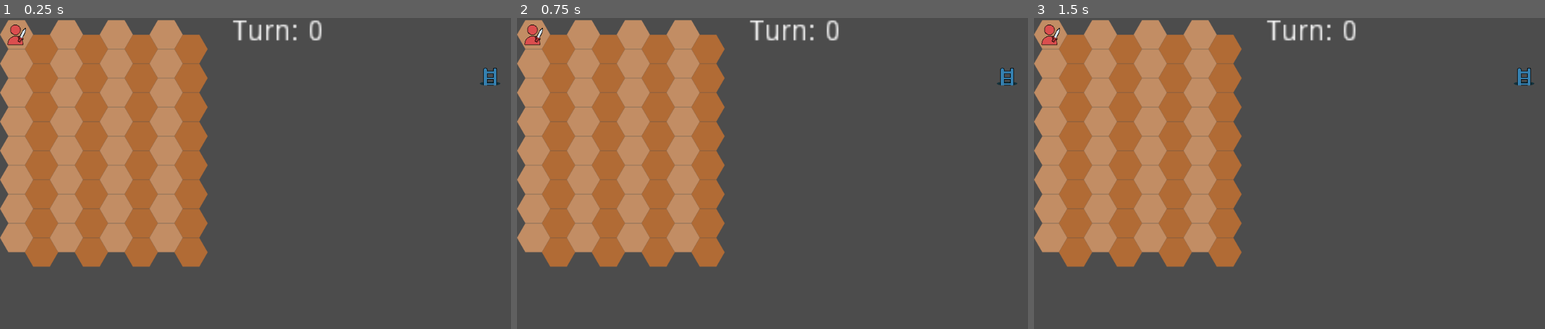
Above: before the commit, frames 1-3 (left to right).
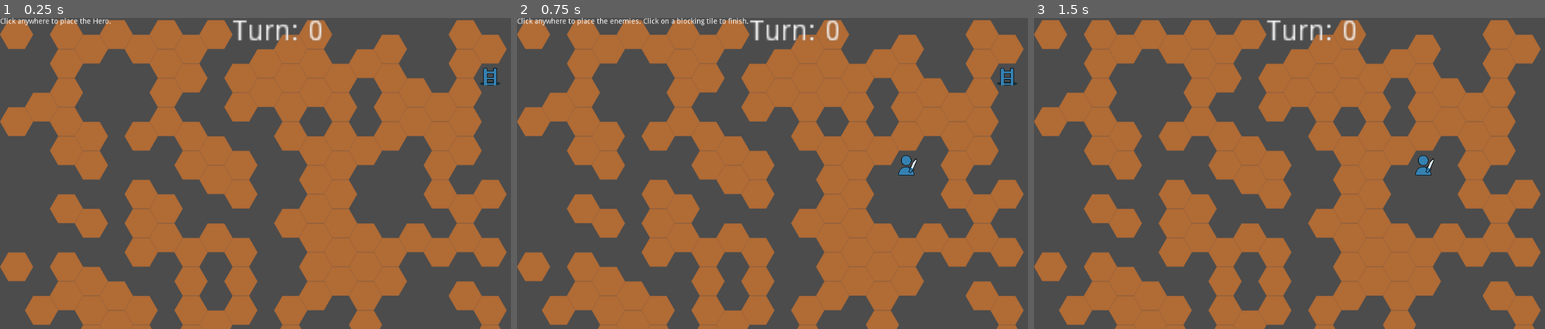
Above: after the commit, the same moments.

Repository: ra314/psiloi
Game: Godot game, scene res://Scenes/Main.tscn
The game is run twice, just before and just after one commit, with the same random seed, the same clock (stepped at 60 frames per second) and the same inputs.
Inputs (mouse positions are in pixels of both pictures, inside the frame that each line leads up to):
- Up to frame 1 (0.25 s): no input
- Up to frame 2 (0.75 s): tap Enter at 0.5 s; move the mouse to (900, 157) at 0.52 s; click (900, 157) at 0.6 s
- Up to frame 3 (1.5 s): tap Enter at 1.25 s; move the mouse to (1192, 189) at 1.27 s; click (1192, 189) at 1.35 s

The runs differ from the first frame. In frame 1, 59% of the frame differs, in the area x 0-100%, y 0-100%; in frame 2, 59%; in frame 3, 59%.
Error before the commit: Parse Error: Error parsing expression, misplaced: const (res://Scripts/Main.gd:20)

Commit message:
Added support for dynamic placement of units on level init.

Diff:
--- a/Scenes/Main.tscn
+++ b/Scenes/Main.tscn
@@ -1,9 +1,8 @@
-[gd_scene load_steps=9 format=2]
+[gd_scene load_steps=8 format=2]
 
 [ext_resource path="res://Tilemap/Tileset_Hex.tres" type="TileSet" id=1]
 [ext_resource path="res://Scripts/Main.gd" type="Script" id=2]
 [ext_resource path="res://Scenes/Player.tscn" type="PackedScene" id=3]
-[ext_resource path="res://Scenes/Enemy.tscn" type="PackedScene" id=4]
 [ext_resource path="res://Scripts/TileMap.gd" type="Script" id=5]
 [ext_resource path="res://Tilemap/Tileset_UI.tres" type="TileSet" id=6]
 [ext_resource path="res://Assets/Object_Player_Exit.png" type="Texture" id=7]
@@ -38,12 +37,6 @@
 
 [node name="Units" type="Node2D" parent="."]
 
-[node name="Player" parent="Units" instance=ExtResource( 3 )]
-
-[node name="Enemy1" parent="Units" instance=ExtResource( 4 )]
-
-[node name="Enemy2" parent="Units" instance=ExtResource( 4 )]
-
 [node name="TurnManager" type="Node2D" parent="."]
 script = ExtResource( 8 )
 
--- a/Scripts/Auto.gd
+++ b/Scripts/Auto.gd
@@ -25,3 +25,7 @@
 	if team_enum == TEAM.ENEMY:
 		return TEAM.PLAYER
 	return TEAM.ENEMY
+
+func add_childv2(x, y):
+	x.add_child(y)
+	return y
--- a/Scripts/Main.gd
+++ b/Scripts/Main.gd
@@ -5,19 +5,44 @@
 const ENEMY_SPAWN_POS2 := Vector2(3,4)
 const EXIT_POS := Vector2(6,6)
 
+var PLAYER = load("res://Scenes/Player.tscn")
+var ENEMY = load("res://Scenes/Enemy.tscn")
+
 onready var TurnManager = $TurnManager
 
 # Called when the node enters the scene tree for the first time.
 func _ready():
-	create_valid_procedural_level()
-	static_initialize_units()
+	#create_valid_procedural_level()
+	#static_initialize_units()
+
+	LevelGenerator.apply_random_level_to_tilemap($TileMap)
+	yield(dynamic_initialize_units(), "completed")
+
+	AUTO.players_set.keys()[0].can_move = true
+	connect("mouse_click", self, "process_input")
 
 func dynamic_initialize_units() -> void:
-
-	$Exit.position = Vector2(get_random_non_blocking_tile())
+	var label = Label.new()
+	add_child(label)
+	label.text = "Click anywhere to place the Hero."
+	var grid_pos = yield(self, "mouse_click")[0]
+	var player = AUTO.add_childv2($Units, PLAYER.instance()).init($TileMap, grid_pos, \
+		AUTO.TEAM.PLAYER, HashSet.neww([AUTO.ATTACK.STAB, AUTO.ATTACK.ARCHER]))
+	label.text = "Click anywhere to place the enemies. Click on a blocking tile to finish."
+	grid_pos = yield(self, "mouse_click")[0]
+	var enemies = []
+	while !($TileMap.get_cellv(grid_pos) in AUTO.BLOCKING_TILES):
+		enemies.append(AUTO.add_childv2($Units, ENEMY.instance()).init($TileMap, grid_pos, \
+		AUTO.TEAM.ENEMY, HashSet.neww([AUTO.ATTACK.SLASH])))
+		grid_pos = yield(self, "mouse_click")[0]
+	AUTO.players_set = HashSet.neww([player])
+	AUTO.enemies_set = HashSet.neww(enemies)
+	AUTO.all_units = enemies + [player]
+	label.queue_free()
+	$Exit.position = $TileMap.map_to_world(get_random_non_blocking_tile())
 
 func get_random_non_blocking_tile() -> Vector2:
-	const SEARCH_LIMIT = 1000
+	var SEARCH_LIMIT = 1000
 	var count = 0
 	var curr_pos = Vector2(-1,-1)
 	while $TileMap.get_cellv(curr_pos) in AUTO.BLOCKING_TILES:
@@ -28,17 +53,15 @@
 	return curr_pos
 
 func static_initialize_units() -> void:
-	$Units/Player.init($TileMap, HERO_SPAWN_POS, AUTO.TEAM.PLAYER, \
-		HashSet.neww([AUTO.ATTACK.STAB, AUTO.ATTACK.ARCHER]))
-	$Units/Player.can_move = true
-	AUTO.players_set = HashSet.neww([$Units/Player])
-	$Units/Enemy1.init($TileMap, ENEMY_SPAWN_POS1, AUTO.TEAM.ENEMY, \
-		HashSet.neww([AUTO.ATTACK.SLASH]))
-	$Units/Enemy2.init($TileMap, ENEMY_SPAWN_POS2, AUTO.TEAM.ENEMY, \
-		HashSet.neww([AUTO.ATTACK.SLASH]))
-	AUTO.enemies_set = HashSet.neww([$Units/Enemy1, $Units/Enemy2])
-
-	AUTO.all_units = [$Units/Player, $Units/Enemy1, $Units/Enemy2]
+	var player = AUTO.add_childv2($Units, PLAYER.instance()).init($TileMap, HERO_SPAWN_POS, \
+		AUTO.TEAM.PLAYER, HashSet.neww([AUTO.ATTACK.STAB, AUTO.ATTACK.ARCHER]))
+	var enemy1 = AUTO.add_childv2($Units, ENEMY.instance()).init($TileMap, ENEMY_SPAWN_POS1, \
+		AUTO.TEAM.ENEMY, HashSet.neww([AUTO.ATTACK.SLASH]))
+	var enemy2 = AUTO.add_childv2($Units, ENEMY.instance()).init($TileMap, ENEMY_SPAWN_POS2, \
+		AUTO.TEAM.ENEMY, HashSet.neww([AUTO.ATTACK.SLASH]))
+	AUTO.players_set = HashSet.neww([player])
+	AUTO.enemies_set = HashSet.neww([enemy1, enemy2])
+	AUTO.all_units = [player, enemy1, enemy2]
 	$Exit.position = $TileMap.map_to_world(EXIT_POS)
 
 func create_valid_procedural_level() -> void:
@@ -58,31 +81,34 @@
 	print("num_tries " + str(num_tries))
 	$TileMap.highlight_path(path)
 
-var prev_selected_unit: Node2D = null
-var is_selecting_attack := false
+signal mouse_click(grid_pos, curr_selected_unit)
 func _input(event):
 	if event is InputEventMouseButton and event.is_action_released("click"):
 		var grid_pos = $TileMap.world_to_map(event.position)
 		var curr_selected_unit = AUTO.pos_to_unit_map.get(grid_pos, null)
+		emit_signal("mouse_click", grid_pos, curr_selected_unit)
 
-		if is_selecting_attack:
-			var attack_success = prev_selected_unit.stationary_attack(grid_pos)
-			if attack_success:
-				prev_selected_unit.action_done()
-			is_selecting_attack = false
-			prev_selected_unit = null
-			return
+var prev_selected_unit: Node2D = null
+var is_selecting_attack := false
+func process_input(grid_pos: Vector2, curr_selected_unit: Unit) -> void:
+	if is_selecting_attack:
+		var attack_success = prev_selected_unit.stationary_attack(grid_pos)
+		if attack_success:
+			prev_selected_unit.action_done()
+		is_selecting_attack = false
+		prev_selected_unit = null
+		return
 
-		if curr_selected_unit and !curr_selected_unit.can_move:
-			prev_selected_unit = null
-			return
+	if curr_selected_unit and !curr_selected_unit.can_move:
+		prev_selected_unit = null
+		return
 
-		if prev_selected_unit == null:
-			prev_selected_unit = curr_selected_unit
-		elif curr_selected_unit == prev_selected_unit:
-			is_selecting_attack = true
-			curr_selected_unit.stationary_attack(grid_pos)
-		else:
-			prev_selected_unit.move_with_bfs_to(grid_pos)
-			prev_selected_unit.action_done()
-			prev_selected_unit = null
+	if prev_selected_unit == null:
+		prev_selected_unit = curr_selected_unit
+	elif curr_selected_unit == prev_selected_unit:
+		is_selecting_attack = true
+		curr_selected_unit.stationary_attack(grid_pos)
+	else:
+		prev_selected_unit.move_with_bfs_to(grid_pos)
+		prev_selected_unit.action_done()
+		prev_selected_unit = null
